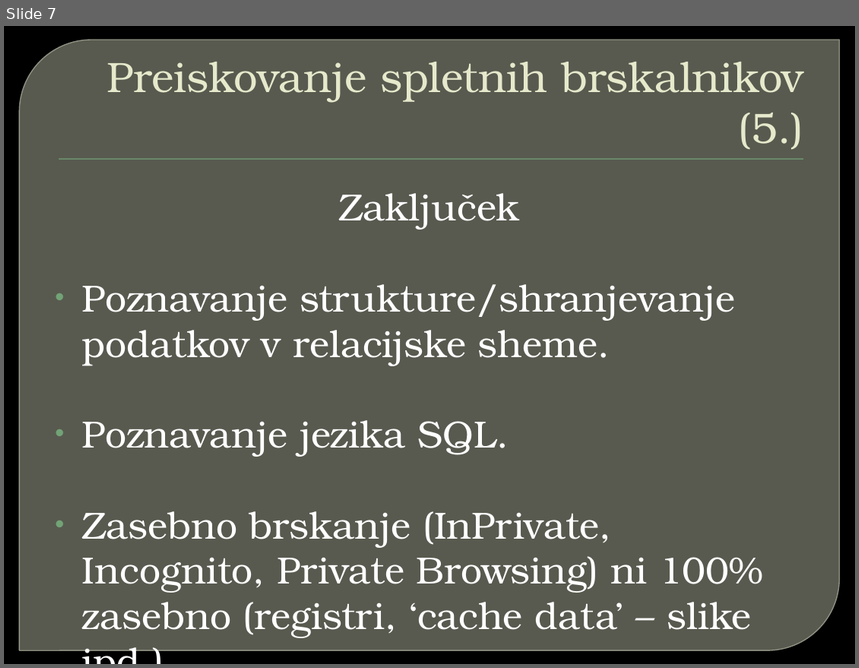
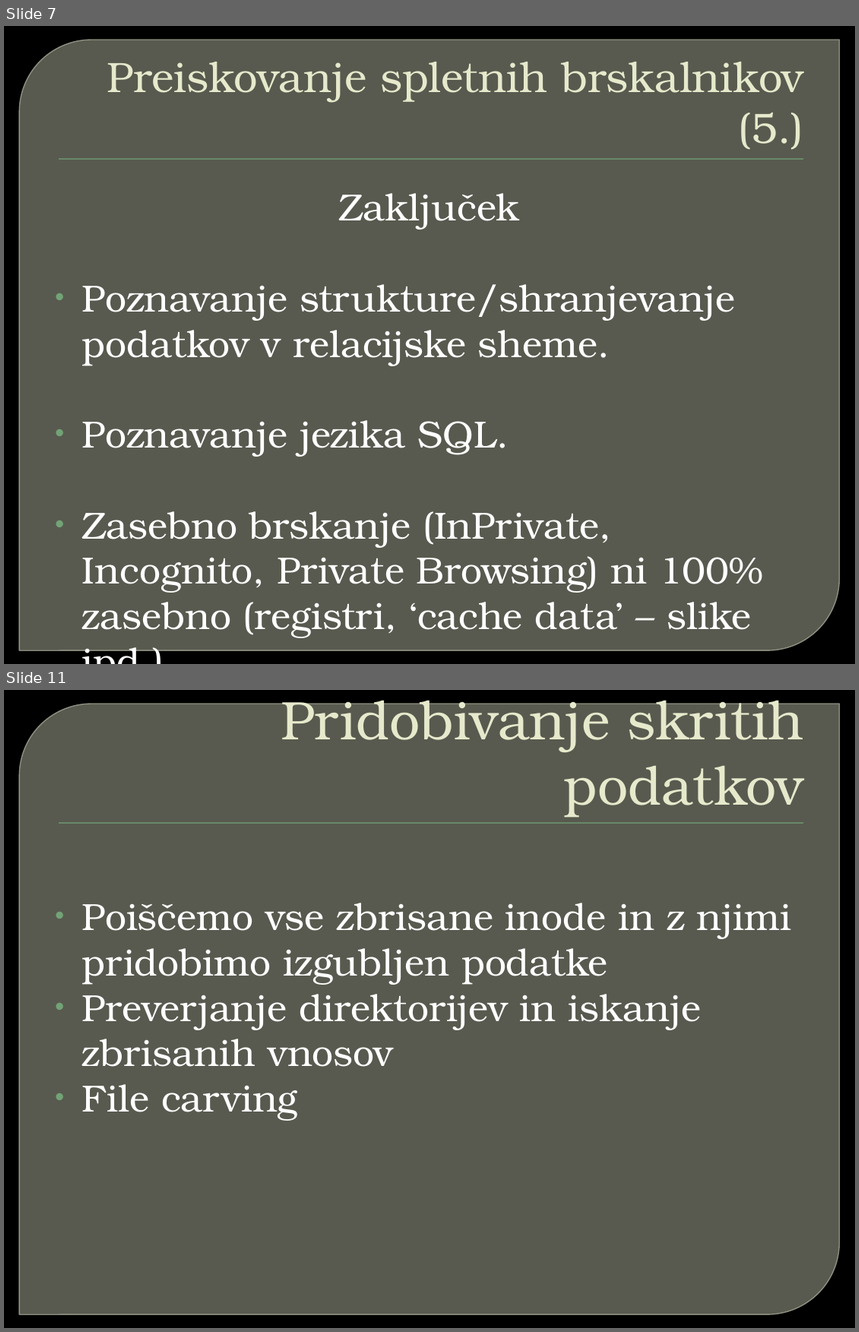
Before and after one commit to primus11/Digital-forensics, a slide deck: Forenzicna_analiza_OS_Linux.pptx. Shown one above the other, each under a label of ours: slide 7 before the commit, slides 7 and 11 after it; the slides between them are not shown. The pictures are 859x668 and 859x1332 pixels, drawn with LibreOffice and Linux fonts; fonts in the diff are those of the drawing; background and template pictures are left out. Boxes give left, top, right and bottom in pixels: in the first picture for what was removed or moved away, otherwise in the second. Text is boxed around its words. In the diff, an @@ line names an element or a change of style, - is before the commit and + after.

```diff
--- a/Forenzicna_analiza_OS_Linux.pptx
+++ b/Forenzicna_analiza_OS_Linux.pptx
@@ slide 11 added at [4,690,855,1328], background picture (left out); not listed: 2 template elements that a slide beside it also shows @@
@@ title added at [281,690,804,818], 46 pt, text #E7EACB @@
+Pridobivanje skritih podatkov
@@ text added at [82,903,792,1121], 32 pt, text #FFFFFF @@
+• Poiščemo vse zbrisane inode in z njimi pridobimo izgubljen podatke
+• Preverjanje direktorijev in iskanje zbrisanih vnosov
+• File carving
```
Also in this commit, not shown: 8 other slides added.
